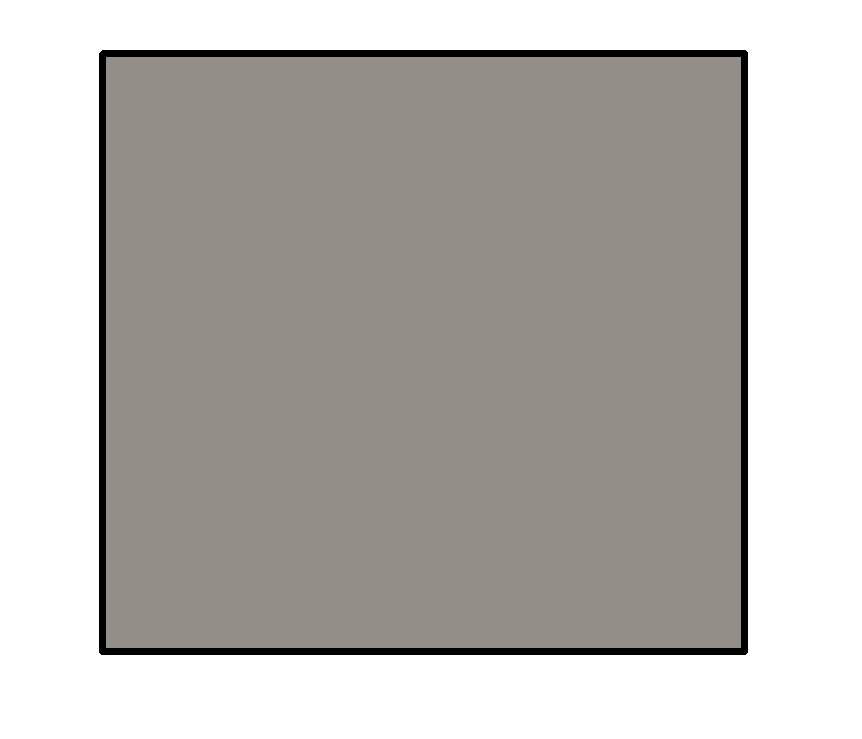
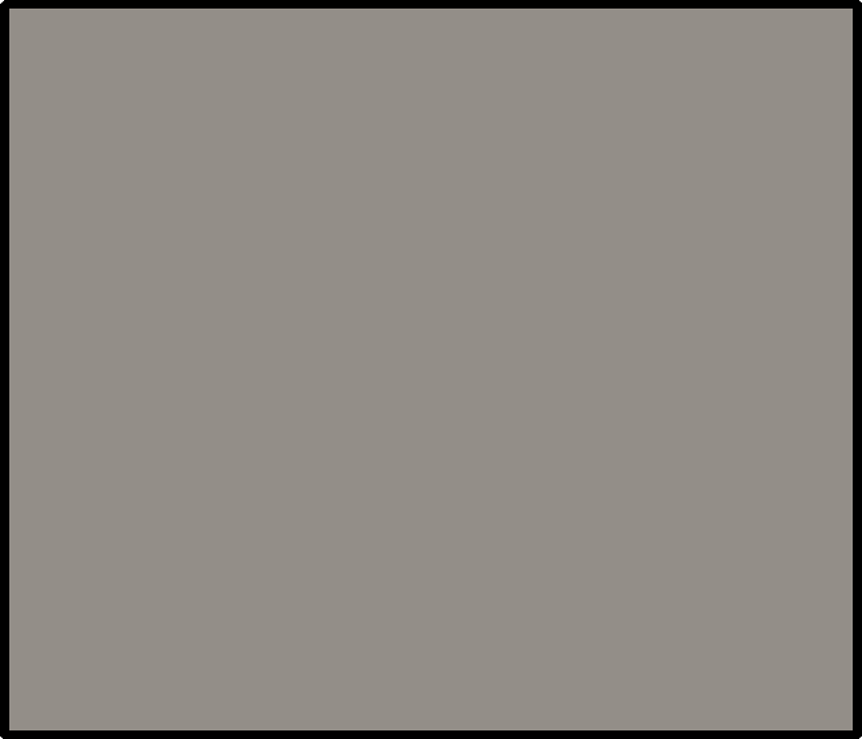
Layer changes from the first 862 × 739 image to the second:
painted on "Floor - Hall" over bbox(0, 0, 862, 739)
